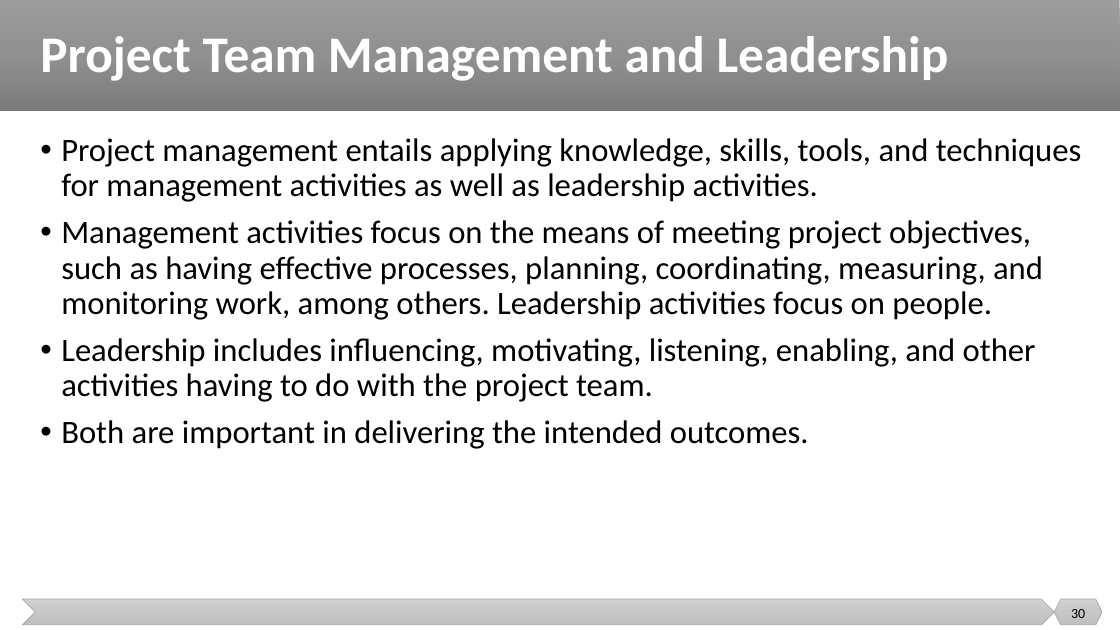
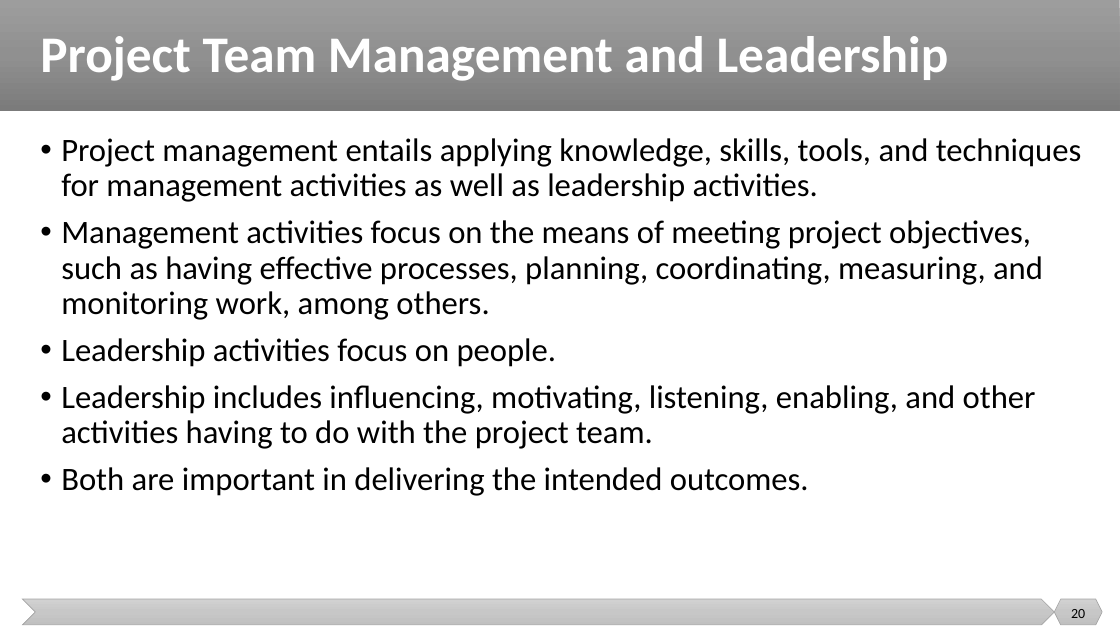
Before and after one commit to malenezi/malenezi, a slide deck: slide 20 of SE423/Lectures/1-Introduction/Project Performance Domains.pptx (slide 30 before the commit). Drawn at 1120x630 pixels with LibreOffice and Linux fonts; fonts in the diff are those of the drawing. Boxes give left, top, right and bottom in pixels: in the first picture for what was removed or moved away, otherwise in the second. Text is boxed around its words. In the diff, an @@ line names an element or a change of style, - is before the commit and + after.

```diff
--- a/SE423/Lectures/1-Introduction/Project Performance Domains.pptx
+++ b/SE423/Lectures/1-Introduction/Project Performance Domains.pptx
@@ text at box(61, 220, 1043, 367): text changed @@
-• Management activities focus on the means of meeting project objectives, such as having effective processes, planning, coordinating, measuring, and monitoring work, among others. Leadership activities focus on people.
+• Management activities focus on the means of meeting project objectives, such as having effective processes, planning, coordinating, measuring, and monitoring work, among others.
+• Leadership activities focus on people.
```
Also in this commit, not shown: 5 other slides changed, 35 slides removed, 17 other files.
